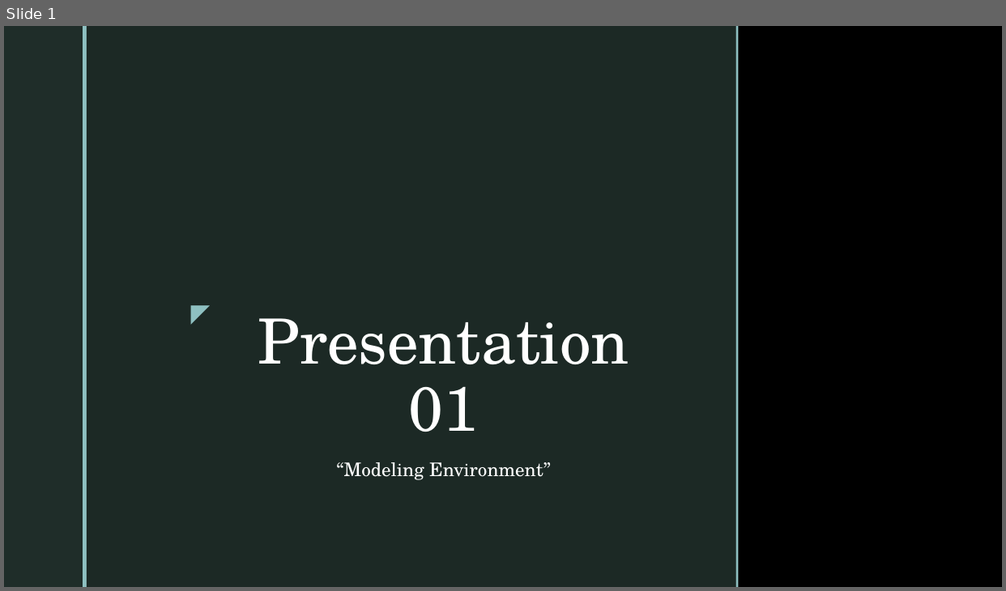
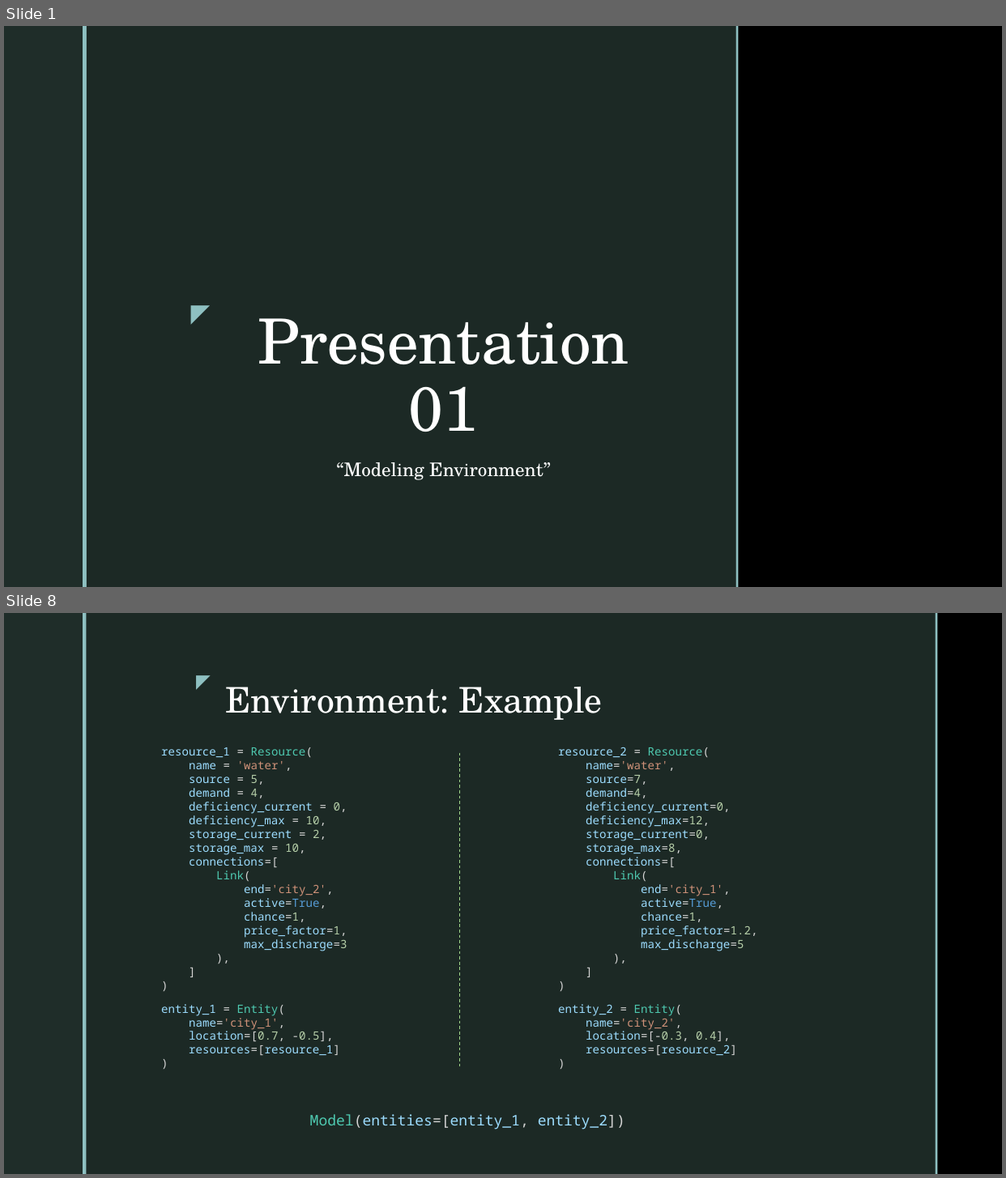
Before and after one commit to cmudrc/pied-piper, a slide deck: Other/Presentation/Presentation 01.pptx. Shown one above the other, each under a label of ours: slide 1 before the commit, slides 1 and 8 after it; the slides between them are not shown. The pictures are 1006x591 and 1006x1178 pixels, drawn with LibreOffice and Linux fonts; fonts in the diff are those of the drawing; background and template pictures are left out. Boxes give left, top, right and bottom in pixels: in the first picture for what was removed or moved away, otherwise in the second. Text is boxed around its words. In the diff, an @@ line names an element or a change of style, - is before the commit and + after.

Commit message:
presentation 01 updated

```diff
--- a/Other/Presentation/Presentation 01.pptx
+++ b/Other/Presentation/Presentation 01.pptx
@@ slide 8 added at [4,613,1002,1174], background picture (left out); not listed: 2 template elements that a slide beside it also shows @@
@@ rectangle added at [87,613,936,1174], fill #1F2D29 at 92% opacity @@
@@ rectangle added at [936,613,938,1174], fill #8EC0C1 @@
@@ text added at [184,666,217,696], 18 pt, text #8EC0C1 @@
+◤
@@ title added at [225,687,603,720], 34 pt, text #FFFFFF @@
+Environment: Example
@@ text added at [161,747,347,952], 11 pt, text #9CDCFE @@
+resource_1 = Resource(
+name = 'water',
+source = 5,
+demand = 4,
+deficiency_current = 0,
+deficiency_max = 10,
+storage_current = 2,
+storage_max = 10,
+connections=[
+Link(
+end='city_2',
+active=True,
+chance=1,
+price_factor=1,
+max_discharge=3
+),
+]
+)
@@ line added from (460, 753) to (460, 1068), #A1D68B 0.75 pt dashed @@
@@ text added at [558,747,757,952], 11 pt, text #9CDCFE @@
+resource_2 = Resource(
+name='water',
+source=7,
+demand=4,
+deficiency_current=0,
+deficiency_max=12,
+storage_current=0,
+storage_max=8,
+connections=[
+Link(
+end='city_1',
+active=True,
+chance=1,
+price_factor=1.2,
+max_discharge=5
+),
+]
+)
@@ text added at [161,1004,340,1056], 11 pt, text #9CDCFE @@
+entity_1 = Entity(
+name='city_1',
+location=[0.7, -0.5],
+resources=[resource_1]
+)
@@ text added at [558,1004,737,1056], 11 pt, text #9CDCFE @@
+entity_2 = Entity(
+name='city_2',
+location=[-0.3, 0.4],
+resources=[resource_2]
+)
@@ text added at [310,1114,625,1130], 14 pt, text #9CDCFE @@
+Model(entities=[entity_1, entity_2])
```
Also in this commit, not shown: 9 other slides added, 1 slide removed, 4 other files.
